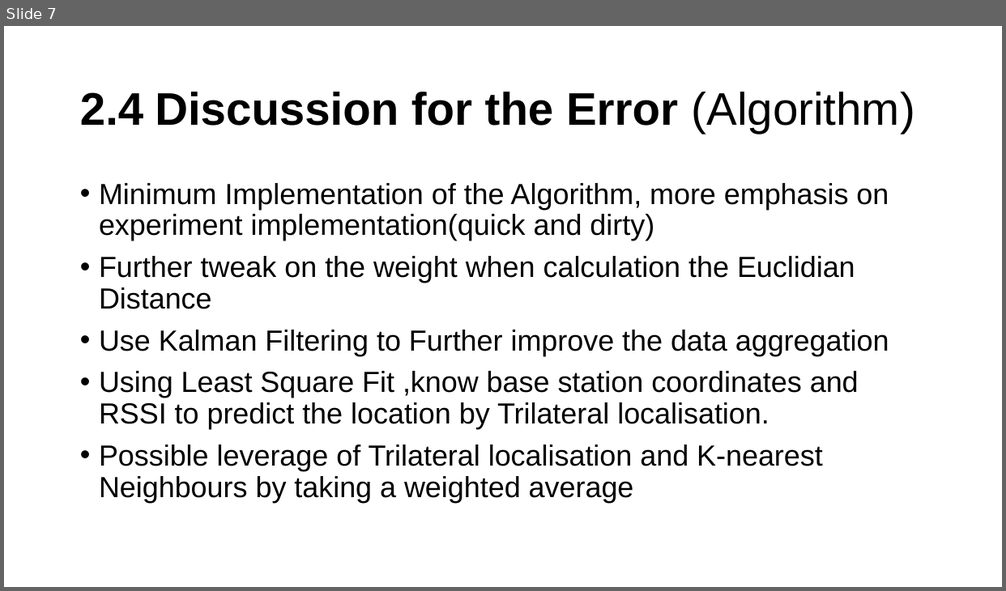
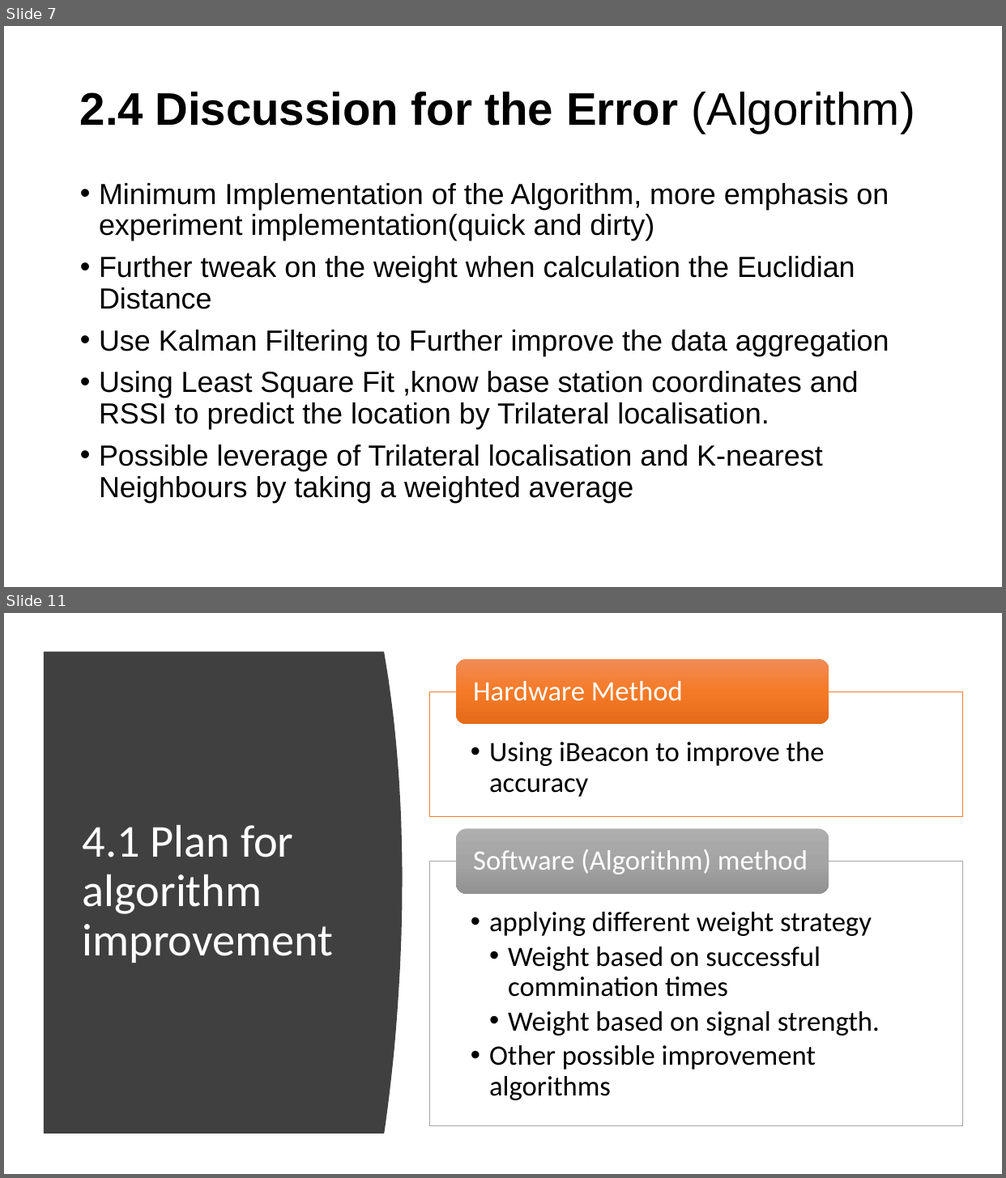
Before and after one commit to xzho2604/iot_project, a slide deck: report/iot_presentation2.pptx. Shown one above the other, each under a label of ours: slide 7 before the commit, slides 7 and 11 after it; the slides between them are not shown. The pictures are 1006x591 and 1006x1178 pixels, drawn with LibreOffice and Linux fonts; fonts in the diff are those of the drawing. Boxes give left, top, right and bottom in pixels: in the first picture for what was removed or moved away, otherwise in the second. Text is boxed around its words. In the diff, an @@ line names an element or a change of style, - is before the commit and + after.

```diff
--- a/report/iot_presentation2.pptx
+++ b/report/iot_presentation2.pptx
@@ slide 11 added at (4,613,1002,1174), background #FFFFFF @@
@@ freeform shape added at (44,652,403,1134), fill #404040 @@
@@ title added at (82,825,333,963), 44 pt, text #FFFFFF @@
+4.1 Plan for algorithm improvement
@@ group added at (429,658,962,1126): 4 texts, 2 rectangles, 2 rounded rectangles @@
+  • Using iBeacon to improve the accuracy
+Hardware Method
+  • applying different weight strategy
+    • Weight based on successful commination times
+    • Weight based on signal strength.
+  • Other possible improvement algorithms
+Software (Algorithm) method
```
Also in this commit, not shown: 5 other slides added.
